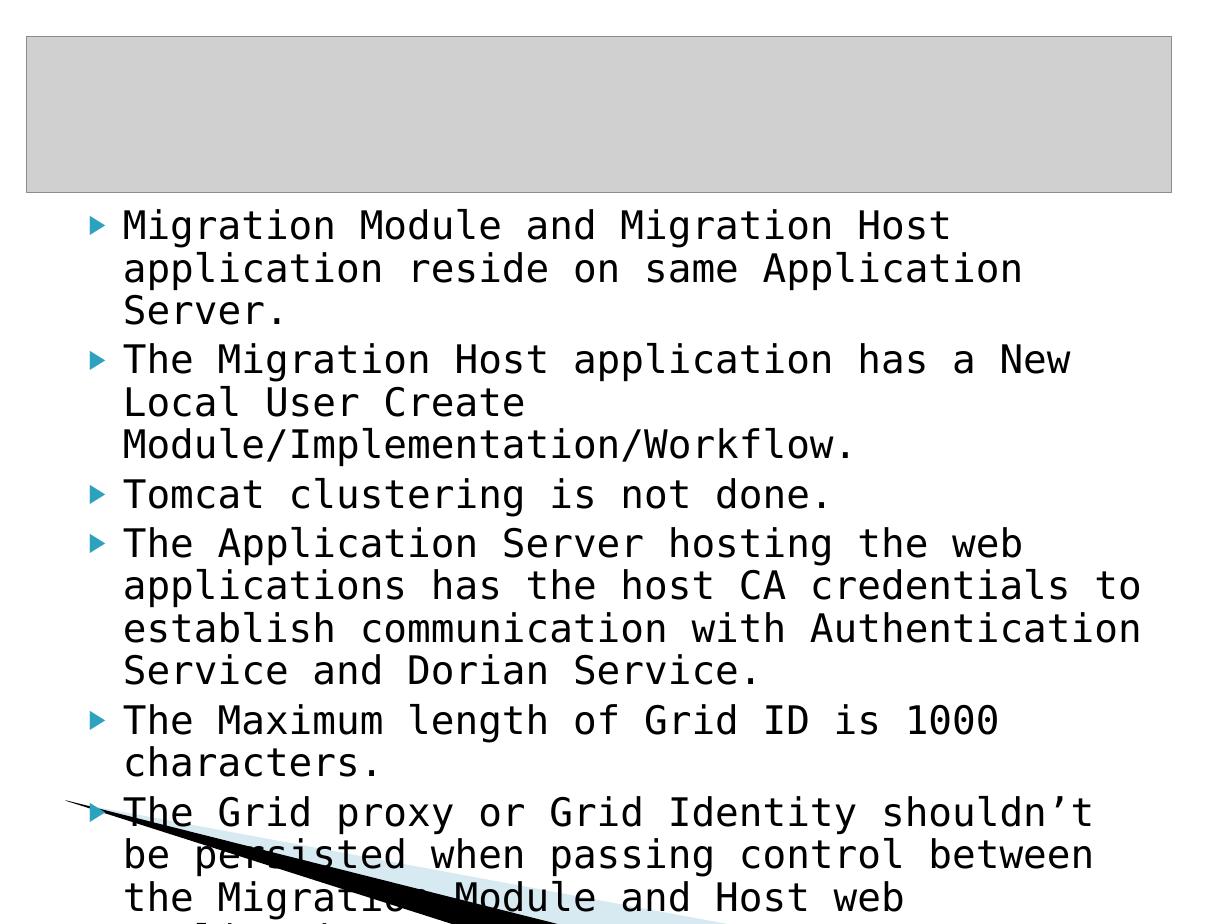
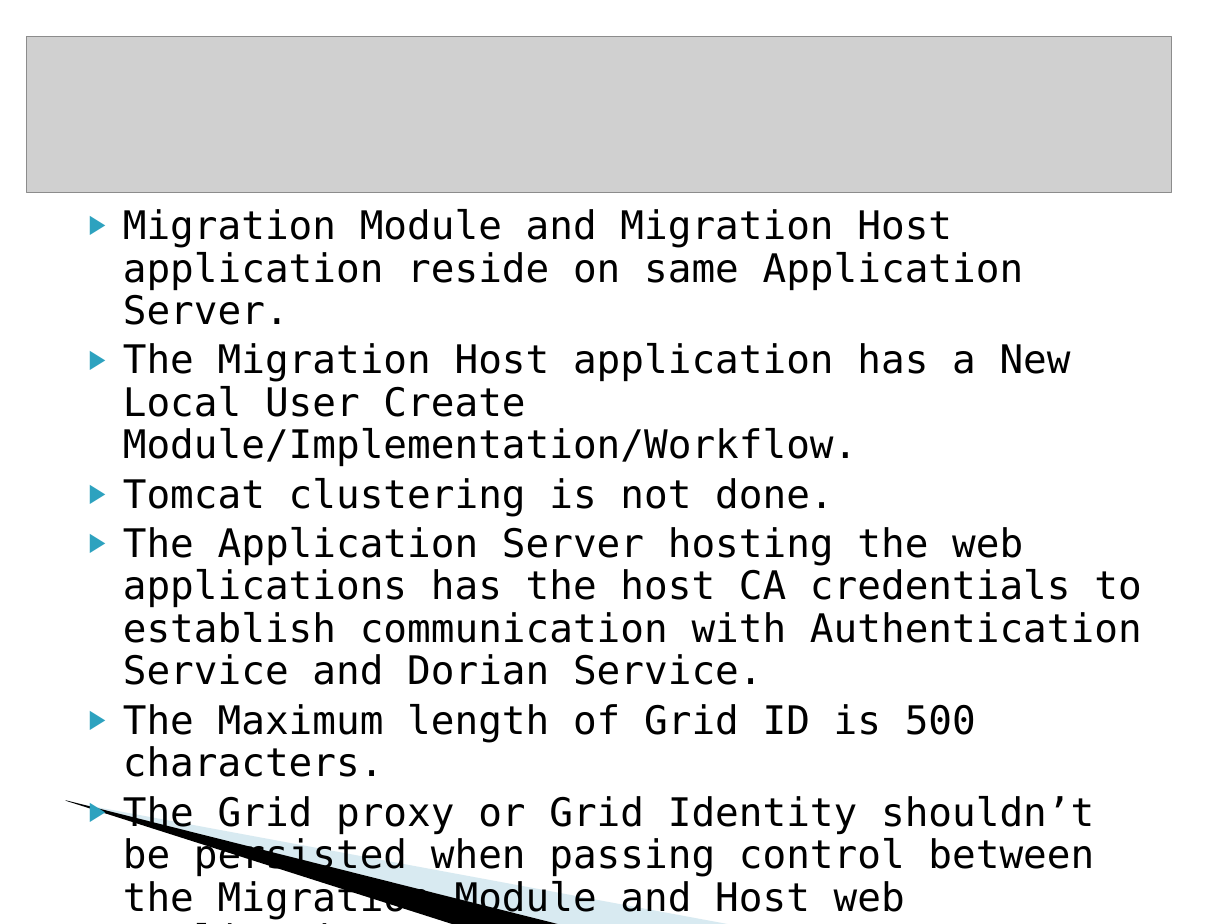
Before and after one commit to CBIIT/common-security-module-docs, a slide deck: slide 12 of CSM v4.1/Development/Design/CSM GAARDS Migration Module Presentation caGrid Users List 10-18-2008.ppt (slide 7 before the commit). Drawn at 1232x924 pixels with LibreOffice and Linux fonts; fonts in the diff are those of the drawing; grey boxes stand for pictures; background and template pictures are left out. Boxes give left, top, right and bottom in pixels: in the first picture for what was removed or moved away, otherwise in the second. Text is boxed around its words. In the diff, an @@ line names an element or a change of style, - is before the commit and + after.

```diff
--- a/CSM v4.1/Development/Design/CSM GAARDS Migration Module Presentation caGrid Users List 10-18-2008.ppt
+++ b/CSM v4.1/Development/Design/CSM GAARDS Migration Module Presentation caGrid Users List 10-18-2008.ppt
@@ text at (123,704,976,777): text changed @@
-▶ The Maximum length of Grid ID is 1000 characters.
+▶ The Maximum length of Grid ID is 500 characters.
```
Also in this commit, not shown: 5 other slides changed, 4 slides added, 1 slide removed.
